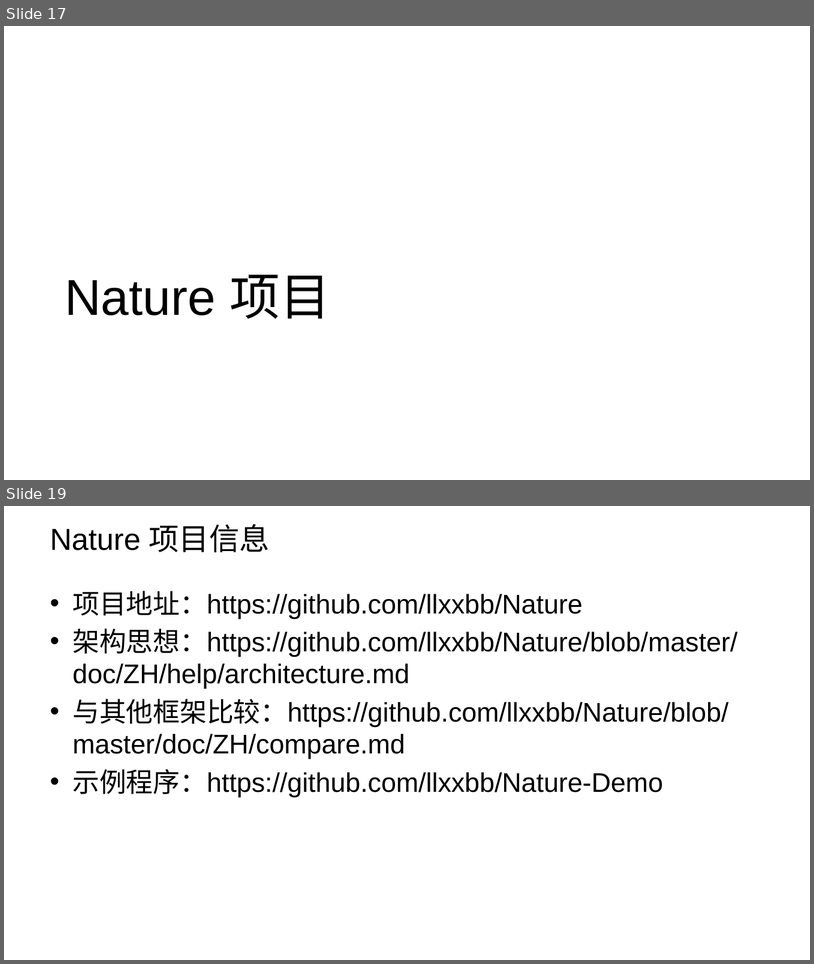
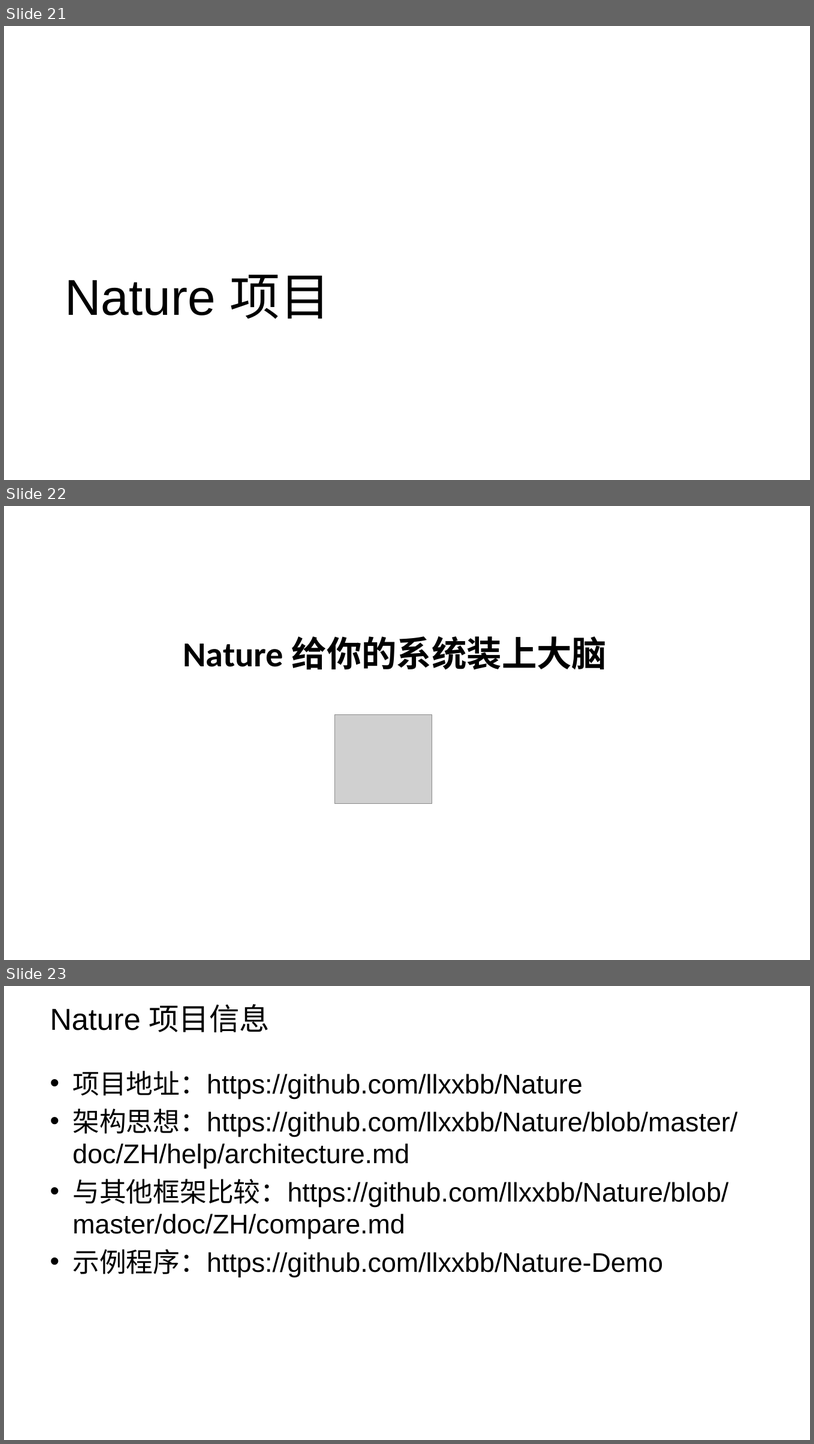
Before and after one commit to llxxbb/Nature, a slide deck: doc/ZH/Nature的商业价值.pptx. Shown one above the other, each under a label of ours: slides 17 and 19 before the commit, slides 21, 22 and 23 after it; the slides between them are not shown. The pictures are 814x964 and 814x1444 pixels, drawn with LibreOffice and Linux fonts; fonts in the diff are those of the drawing; grey boxes stand for pictures; background and template pictures are left out. Boxes give left, top, right and bottom in pixels: in the first picture for what was removed or moved away, otherwise in the second. Text is boxed around its words. In the diff, an @@ line names an element or a change of style, - is before the commit and + after.

```diff
--- a/doc/ZH/Nature的商业价值.pptx
+++ b/doc/ZH/Nature的商业价值.pptx
@@ slide 22 added at (4, 506, 810, 960), background picture (left out) @@
@@ text added at (183, 636, 608, 670), 44 pt, text #000000, bold @@
+Nature 给你的系统装上大脑
@@ picture added at (335, 715, 432, 803) @@
@@ what was slide 17 is now slide 21 @@
@@ what was slide 19 is now slide 23 @@
```
Also in this commit, not shown: 8 slides changed, 4 other slides added, 1 slide removed, 27 other files.
